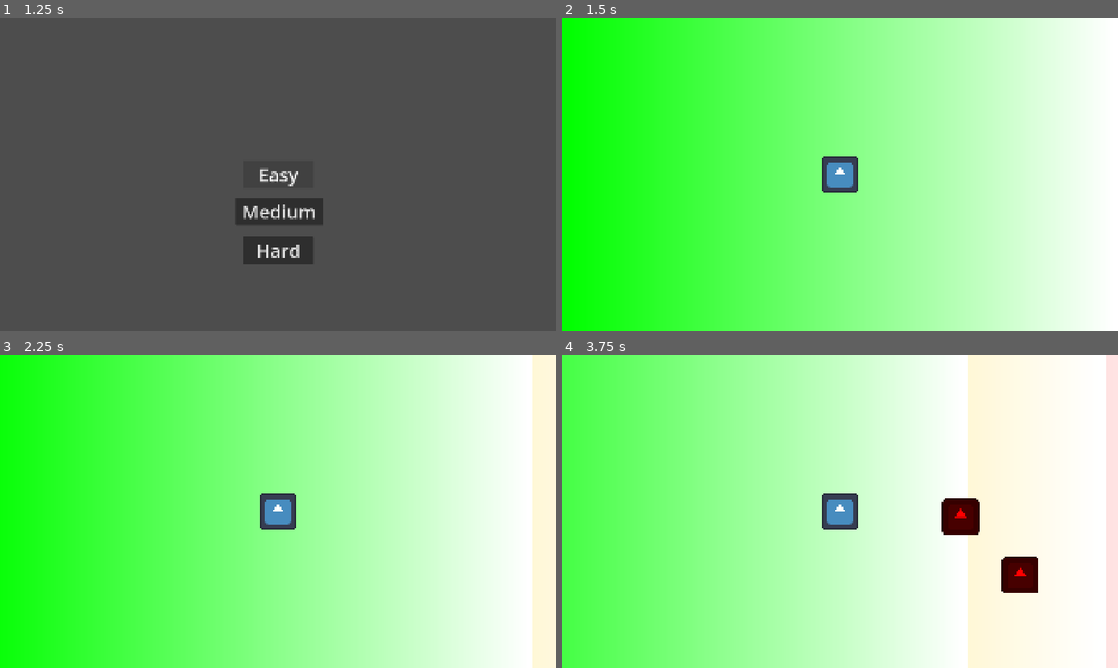
Above: before the commit, frames 1-4 (two rows, left to right).
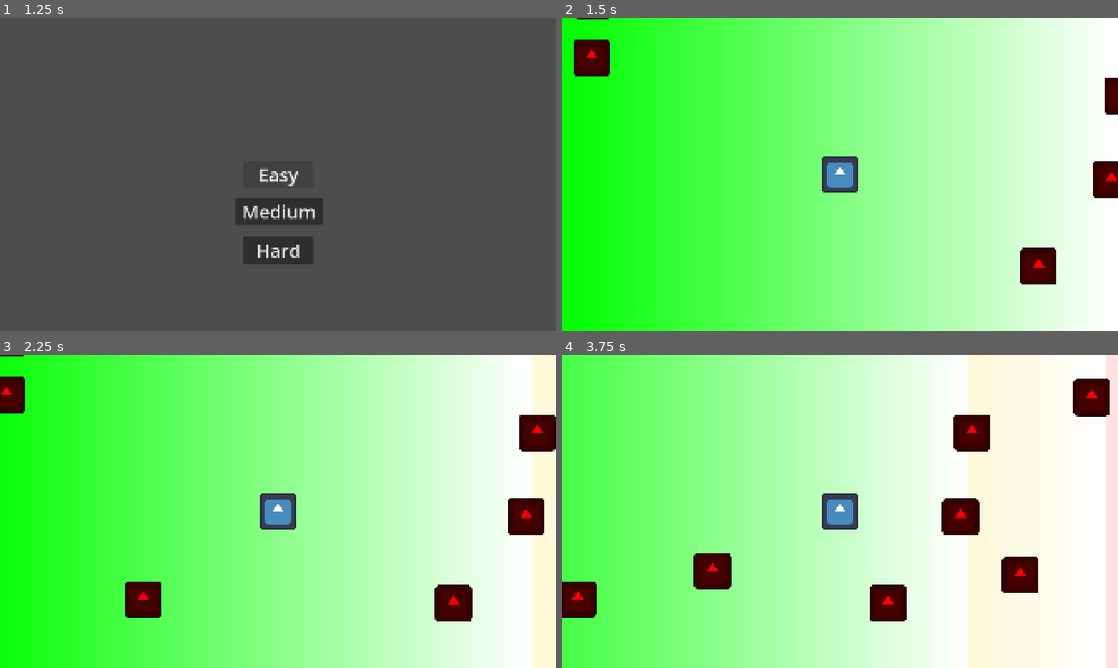
Above: after the commit, the same moments.

Repository: AlanikREDAWN/mushroom
Game: Godot game, scene res://scenes/home.tscn
The game is run twice, just before and just after one commit, with the same random seed, the same clock (stepped at 60 frames per second) and the same inputs. The engine's default icon, where the game draws it, is replaced by a stand-in: a white triangle on a blue panel in a dark square.
Inputs (mouse positions are in pixels of both pictures, inside the frame that each line leads up to):
- Up to frame 1 (1.25 s): click "Start" at 0.5 s
- Up to frame 2 (1.5 s): click "Medium" at 1.25 s
- Up to frame 3 (2.25 s): tap Enter (ui_accept) at 2 s; move the mouse to (400, 495) at 2.02 s; hold D (right) from 2.03 s (still down); click (400, 495) at 2.1 s
- Up to frame 4 (3.75 s): tap Enter (ui_accept) at 2.27, 3.02 s; move the mouse to (728, 527) at 2.77 s; click (728, 527) at 2.85 s; move the mouse to (895, 442) at 3.52 s; release D (right) at 3.53 s; hold A (left) from 3.53 s (still down); click (895, 442) at 3.6 s

Frame 1 is identical in both runs. In frame 2, 2.4% of the frame differs, in the area x 2-100%, y 0-86%; in frame 3, 3.6%; in frame 4, 3.8%, in the area x 0-99%, y 7-86%.

Commit message:
tried to avoid objects randomly spawning on top of each other

Diff:
--- a/scenes/mushroom_placeholder.tscn
+++ b/scenes/mushroom_placeholder.tscn
@@ -13,8 +13,16 @@
 "speed": 5.0
 }]
 
+[sub_resource type="CircleShape2D" id="CircleShape2D_hg8nl"]
+radius = 150.0
+
 [node name="mushroomPlaceholder" type="Node2D" unique_id=158685776]
 
 [node name="AnimatedSprite2D" type="AnimatedSprite2D" parent="." unique_id=559319672]
 modulate = Color(1, 0, 0, 1)
 sprite_frames = SubResource("SpriteFrames_k6jfe")
+
+[node name="Area2D" type="Area2D" parent="." unique_id=140917234]
+
+[node name="CollisionShape2D" type="CollisionShape2D" parent="Area2D" unique_id=447267392]
+shape = SubResource("CircleShape2D_hg8nl")
--- a/scripts/difficulty.gd
+++ b/scripts/difficulty.gd
@@ -29,3 +29,4 @@
 	Global.difficulty = Global.difficultyLevels.HARD
 	Global.point_1 = Vector2(-1920, -1080)
 	Global.point_2 = Vector2(1920, 1080)
+	get_tree().change_scene_to_file("res://scenes/main.tscn")
--- a/scripts/main.gd
+++ b/scripts/main.gd
@@ -16,14 +16,63 @@
 func spawn_powerup():
 	var mushroom_instance: Node = mushroom_blueprint.instantiate()
 
-	add_child(mushroom_instance)
+	var spawn_location: Vector2 = get_random_point_inside(Global.point_1, Global.point_2)
+	var spawn_tries = 0
 
-	var spawn_location: Vector2 = get_random_point_inside(Global.point_1, Global.point_2)
-	mushroom_instance.set_position(spawn_location)
+	while true:
+		if not is_spawn_location_colliding(spawn_location):
+			add_child(mushroom_instance)
+			mushroom_instance.set_position(spawn_location)
+			break
+			#print("error")
+		else:
+			spawn_location = get_random_point_inside(Global.point_1, Global.point_2)
+			spawn_tries += 1
+	if spawn_tries > 5:
+		print("spawn tries reached")
+
+	#mushroom_instance.set_position(spawn_location)
+
+func is_spawn_location_colliding(spawn_location: Vector2) -> bool:
+	#var pp = PhysicsPointQueryParameters2D.new()
+	var shape_rid = PhysicsServer2D.circle_shape_create()
+	var radius = 150
+	PhysicsServer2D.shape_set_data(shape_rid, radius)
+	var pp = PhysicsShapeQueryParameters2D.new()
+	pp.shape_rid = shape_rid
+	pp.collide_with_areas = true
+	#pp.position = spawn_location
+	var circle = CircleShape2D.new()
+	circle.radius = 150.0
+	pp.shape = circle
+	pp.transform = Transform2D(
+		Vector2(1, 0),
+		Vector2(0, 1),
+		spawn_location,
+	)
+	if get_world_2d().direct_space_state.intersect_shape(pp):
+		print("HIT")
+		PhysicsServer2D.free_rid(shape_rid)
+		return true
+#
+	else:
+		return false
+	#return false
 
 # Called when the node enters the scene tree for the first time.
 func _ready() -> void:
 	randomize()
+
+	match Global.difficulty:
+		Global.difficultyLevels.EASY:
+			for i in range(5):
+				spawn_powerup()
+		Global.difficultyLevels.MEDIUM:
+			for i in range(10):
+				spawn_powerup()
+		Global.difficultyLevels.HARD:
+			for i in range (15):
+				spawn_powerup()
 
 
 # Called every frame. 'delta' is the elapsed time since the previous frame.
